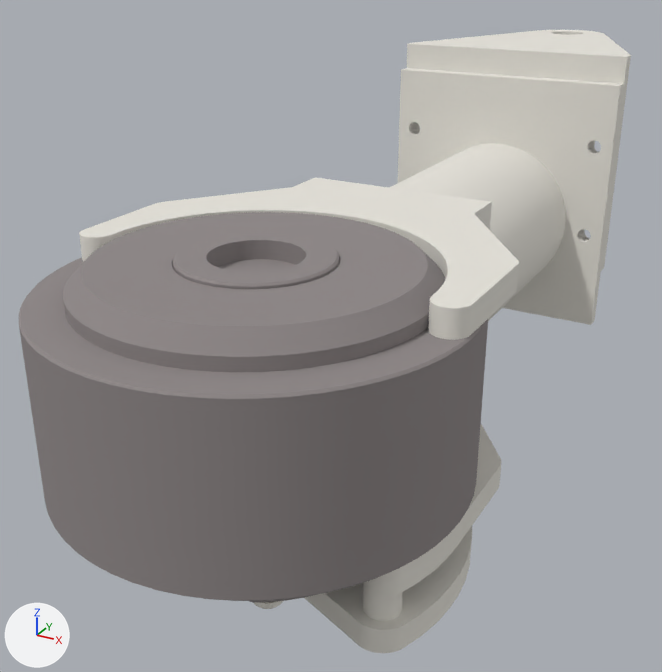
The glTF model Meshes/link-2.gltf as it was, and as the next commit left it.
Rendered twice from a 50 mm lens placed at (0.1, -0.374, 0.042), pointed at (-0.024, -0.148, -0.071). Lighting does not change. The marker at lower left points along +X, +Y and +Z.

The older version as bpy lines, for what is in view:
```python
ob_ak80_64_inner = bpy.data.objects.new('ak80-64-Inner', me_mesh79_mesh)
ob_ak80_64_inner.parent = ob_occurrence_of_ak80_64_inner
ob_ak80_64_inner.location = (0.0, 0.0, 0.0)
ob_occurrence_of_2435k35_idler_rotary_shaft = bpy.data.objects.new('occurrence of 2435K35_Idler Rotary Shaft', None)
ob_occurrence_of_2435k35_idler_rotary_shaft.parent = ob_hip_assembly__2
ob_occurrence_of_2435k35_idler_rotary_shaft.location = (-0.00204, -0.22, -0.0975)
ob_occurrence_of_2435k35_idler_rotary_shaft.rotation_euler = (1.571, 0.0, 3.132)  # degrees (90, 0, 179)
ob_occurrence_of_94669a043_aluminum_unthreaded_spacer = bpy.data.objects.new('occurrence of 94669A043_Aluminum Unthreaded Spacer', None)
ob_occurrence_of_94669a043_aluminum_unthreaded_spacer.parent = ob_thigh_assembly
ob_occurrence_of_94669a043_aluminum_unthreaded_spacer.location = (0.0371, -0.237, -0.0815)
ob_occurrence_of_94669a043_aluminum_unthreaded_spacer.rotation_euler = (-1.571, 0.0, 1.764)  # degrees (-90, 0, 101)
ob_occurrence_of_actuator_adapter_plate = bpy.data.objects.new('occurrence of Actuator Adapter Plate', None)
ob_occurrence_of_actuator_adapter_plate.parent = ob_hip_assembly__2
ob_occurrence_of_actuator_adapter_plate.location = (0.0348, -0.193, -0.198)
ob_occurrence_of_actuator_adapter_plate.rotation_euler = (1.571, 0.0, 1.169)  # degrees (90, 0, 67)
ob_occurrence_of_actuator_claw_support = bpy.data.objects.new('occurrence of Actuator Claw Support', None)
ob_occurrence_of_actuator_claw_support.parent = ob_thigh_structure__1
ob_occurrence_of_actuator_claw_support.location = (0.000463, 0.05, -0.0791)
ob_occurrence_of_actuator_claw_support.rotation_euler = (1.571, 0.0, -1.58)  # degrees (90, 0, -91)
ob_occurrence_of_actuator_output_plate = bpy.data.objects.new('occurrence of Actuator Output Plate', None)
ob_occurrence_of_actuator_output_plate.parent = ob_thigh_structure__1
ob_occurrence_of_actuator_output_plate.location = (0.0, 0.0, -0.0791)
ob_occurrence_of_actuator_output_plate.rotation_euler = (1.571, 0.0, -1.58)  # degrees (90, 0, -91)
ob_occurrence_of_ak80_64_outer = bpy.data.objects.new('occurrence of ak80-64-Outer', None)
ob_occurrence_of_ak80_64_outer.parent = ob_ak80_64__1
ob_occurrence_of_ak80_64_outer.location = (-0.00204, -0.22, -0.0204)
ob_occurrence_of_ak80_64_outer.rotation_euler = (0.907, -1.571, 0.0)  # degrees (52, -90, 0)
ob_occurrence_of_bearing_support = bpy.data.objects.new('occurrence of Bearing Support', None)
ob_occurrence_of_bearing_support.parent = ob_thigh_assembly
ob_occurrence_of_bearing_support.location = (-0.000604, -0.0652, 0.006)
ob_occurrence_of_bearing_support.rotation_euler = (-1.571, 0.0, -0.00926)  # degrees (-90, 0, -0.5)
ob_occurrence_of_thigh_tube = bpy.data.objects.new('occurrence of Thigh Tube', None)
ob_occurrence_of_thigh_tube.parent = ob_thigh_structure__1
ob_occurrence_of_thigh_tube.location = (-0.00102, -0.11, -0.0498)
ob_occurrence_of_thigh_tube.rotation_euler = (1.58, 1.571, 0.0)  # degrees (91, 90, 0)
# also in view: '94669A043_Aluminum Unthreaded Spacer' at (0.037, -0.237, -0.081); 'Actuator Adapter Plate' at (-0.002, -0.207, -0.088); 'Actuator Claw Support' at (-0.002, -0.187, -0.025); 'Actuator Output Plate' at (-0.001, -0.025, -0.043); 'Bearing Support' at (-0.001, -0.026, -0.03)
```
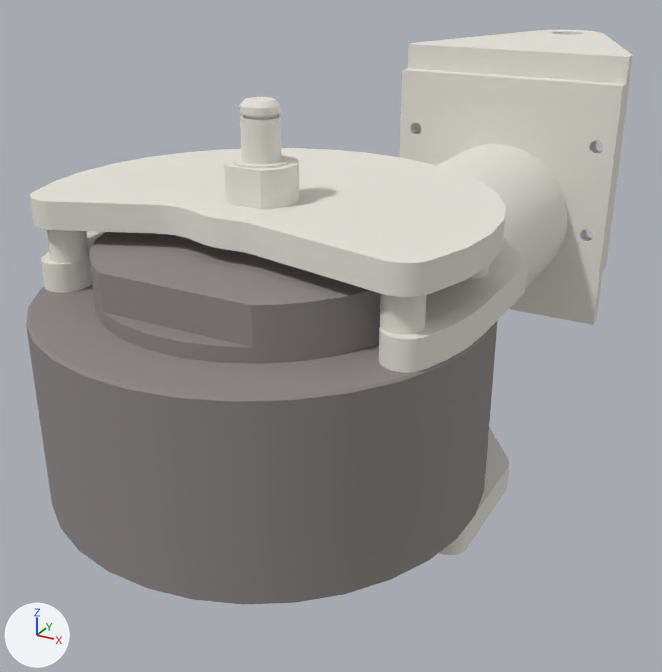
Not drawn themselves, but carrying or shaping drawn objects: ob_occurrence_of_bearing_support, ob_occurrence_of_94669a043_aluminum_unthreaded_spacer, ob_occurrence_of_actuator_adapter_plate, ob_occurrence_of_2435k35_idler_rotary_shaft, ob_occurrence_of_ak80_64_outer, ob_occurrence_of_actuator_output_plate, ob_occurrence_of_actuator_claw_support, ob_occurrence_of_thigh_tube, ob_occurrence_of_actuator_claw_support_001.

The change, as a diff of the scene's bpy script:
```diff
--- a/Meshes/link-2.gltf.py
+++ b/Meshes/link-2.gltf.py
@@ ob_occurrence_of_bearing_support @@
 ob_occurrence_of_bearing_support.parent = ob_thigh_assembly
-ob_occurrence_of_bearing_support.location = (-0.000604, -0.0652, 0.006)
+ob_occurrence_of_bearing_support.location = (0.0, -0.0652, 0.006)
 ob_occurrence_of_bearing_support.rotation_euler = (-1.571, 0.0, -0.00926)  # degrees (-90, 0, -0.5)
@@ ob_occurrence_of_94669a043_aluminum_unthreaded_spacer @@
 ob_occurrence_of_94669a043_aluminum_unthreaded_spacer.parent = ob_thigh_assembly
-ob_occurrence_of_94669a043_aluminum_unthreaded_spacer.location = (0.0371, -0.237, -0.0815)
+ob_occurrence_of_94669a043_aluminum_unthreaded_spacer.location = (-0.0393, -0.236, -0.0181)
 ob_occurrence_of_94669a043_aluminum_unthreaded_spacer.rotation_euler = (-1.571, 0.0, 1.764)  # degrees (-90, 0, 101)
@@ ob_occurrence_of_actuator_adapter_plate @@
 ob_occurrence_of_actuator_adapter_plate.parent = ob_hip_assembly__2
-ob_occurrence_of_actuator_adapter_plate.location = (0.0348, -0.193, -0.198)
-ob_occurrence_of_actuator_adapter_plate.rotation_euler = (1.571, 0.0, 1.169)  # degrees (90, 0, 67)
+ob_occurrence_of_actuator_adapter_plate.location = (-0.0366, -0.193, 0.0982)
+ob_occurrence_of_actuator_adapter_plate.rotation_euler = (-1.571, 0.0, 1.963)  # degrees (-90, 0, 112)
@@ ob_occurrence_of_2435k35_idler_rotary_shaft @@
 ob_occurrence_of_2435k35_idler_rotary_shaft.parent = ob_hip_assembly__2
-ob_occurrence_of_2435k35_idler_rotary_shaft.location = (-0.00204, -0.22, -0.0975)
-ob_occurrence_of_2435k35_idler_rotary_shaft.rotation_euler = (1.571, 0.0, 3.132)  # degrees (90, 0, 179)
+ob_occurrence_of_2435k35_idler_rotary_shaft.location = (0.0, -0.22, -0.00209)
+ob_occurrence_of_2435k35_idler_rotary_shaft.rotation_euler = (-1.571, 0.0, 0.0)  # degrees (-90, 0, 0)
@@ ob_occurrence_of_ak80_64_outer @@
 ob_occurrence_of_ak80_64_outer.parent = ob_ak80_64__1
-ob_occurrence_of_ak80_64_outer.location = (-0.00204, -0.22, -0.0204)
-ob_occurrence_of_ak80_64_outer.rotation_euler = (0.907, -1.571, 0.0)  # degrees (52, -90, 0)
+ob_occurrence_of_ak80_64_outer.location = (0.0, -0.22, -0.0791)
+ob_occurrence_of_ak80_64_outer.rotation_euler = (0.916, 1.571, 0.0)  # degrees (52, 90, 0)
@@ ob_occurrence_of_actuator_output_plate @@
 ob_occurrence_of_actuator_output_plate.location = (0.0, 0.0, -0.0791)
-ob_occurrence_of_actuator_output_plate.rotation_euler = (1.571, 0.0, -1.58)  # degrees (90, 0, -91)
+ob_occurrence_of_actuator_output_plate.rotation_euler = (1.571, 0.0, -1.571)  # degrees (90, 0, -90)
@@ ob_occurrence_of_actuator_claw_support @@
 ob_occurrence_of_actuator_claw_support.parent = ob_thigh_structure__1
-ob_occurrence_of_actuator_claw_support.location = (0.000463, 0.05, -0.0791)
-ob_occurrence_of_actuator_claw_support.rotation_euler = (1.571, 0.0, -1.58)  # degrees (90, 0, -91)
+ob_occurrence_of_actuator_claw_support.location = (0.0, 0.05, -0.0204)
+ob_occurrence_of_actuator_claw_support.rotation_euler = (-1.571, 0.0, -1.571)  # degrees (-90, 0, -90)
@@ ob_occurrence_of_thigh_tube @@
 ob_occurrence_of_thigh_tube.parent = ob_thigh_structure__1
-ob_occurrence_of_thigh_tube.location = (-0.00102, -0.11, -0.0498)
+ob_occurrence_of_thigh_tube.location = (0.0, -0.11, -0.0498)
 ob_occurrence_of_thigh_tube.rotation_euler = (1.58, 1.571, 0.0)  # degrees (91, 90, 0)
@@ ob_occurrence_of_actuator_claw_support_001 @@
 ob_occurrence_of_actuator_claw_support_001.parent = ob_thigh_structure__1
-ob_occurrence_of_actuator_claw_support_001.location = (0.000463, 0.05, -0.0791)
-ob_occurrence_of_actuator_claw_support_001.rotation_euler = (1.571, 0.0, -1.58)  # degrees (90, 0, -91)
+ob_occurrence_of_actuator_claw_support_001.location = (0.0, 0.05, -0.0204)
+ob_occurrence_of_actuator_claw_support_001.rotation_euler = (-1.571, 0.0, -1.571)  # degrees (-90, 0, -90)
```

Boxes [x1, y1, x2, y2] around the edits, measured in the pictures (662 x 672 px):
'ak80-64-Outer', moved, turned
    before: [19, 212, 488, 603]
    after: [26, 232, 498, 604]
'Actuator Adapter Plate', moved, turned
    before: [305, 526, 472, 653]
    after: [30, 148, 506, 297]
'Actuator Output Plate', turned
    before: [398, 68, 624, 325]
    after: [400, 68, 626, 325]
'Actuator Claw Support', moved, turned
    before: [79, 177, 519, 340]
    after: [439, 427, 509, 555]
'Actuator Claw Support.001', moved, turned
    before: [363, 424, 501, 596]
    after: [41, 231, 528, 373]
'Thigh Tube', moved
    before: [389, 143, 566, 321]
    after: [438, 144, 567, 289]
'Bearing Support', moved
    before: [407, 30, 631, 271]
    after: [408, 30, 633, 271]
'2435K35_Idler Rotary Shaft', moved, turned
    before: [254, 601, 283, 609]
    after: [224, 97, 299, 209]
'94669A043_Aluminum Unthreaded Spacer', moved
    before: [363, 583, 402, 621]
    after: [47, 230, 89, 263]
'ak80-64-Inner', unchanged, covered by the edit
    before: [173, 231, 339, 289]
